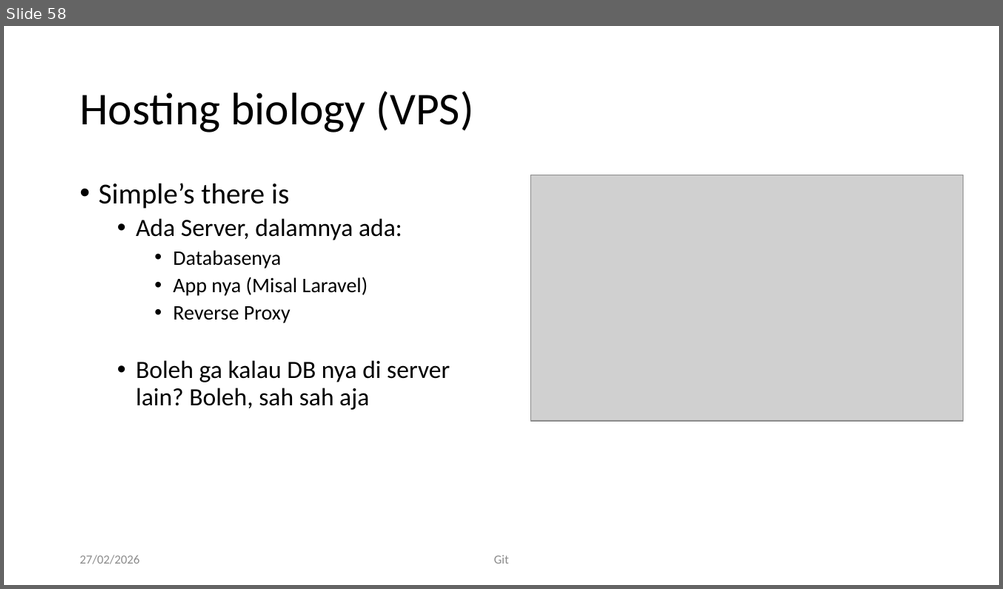
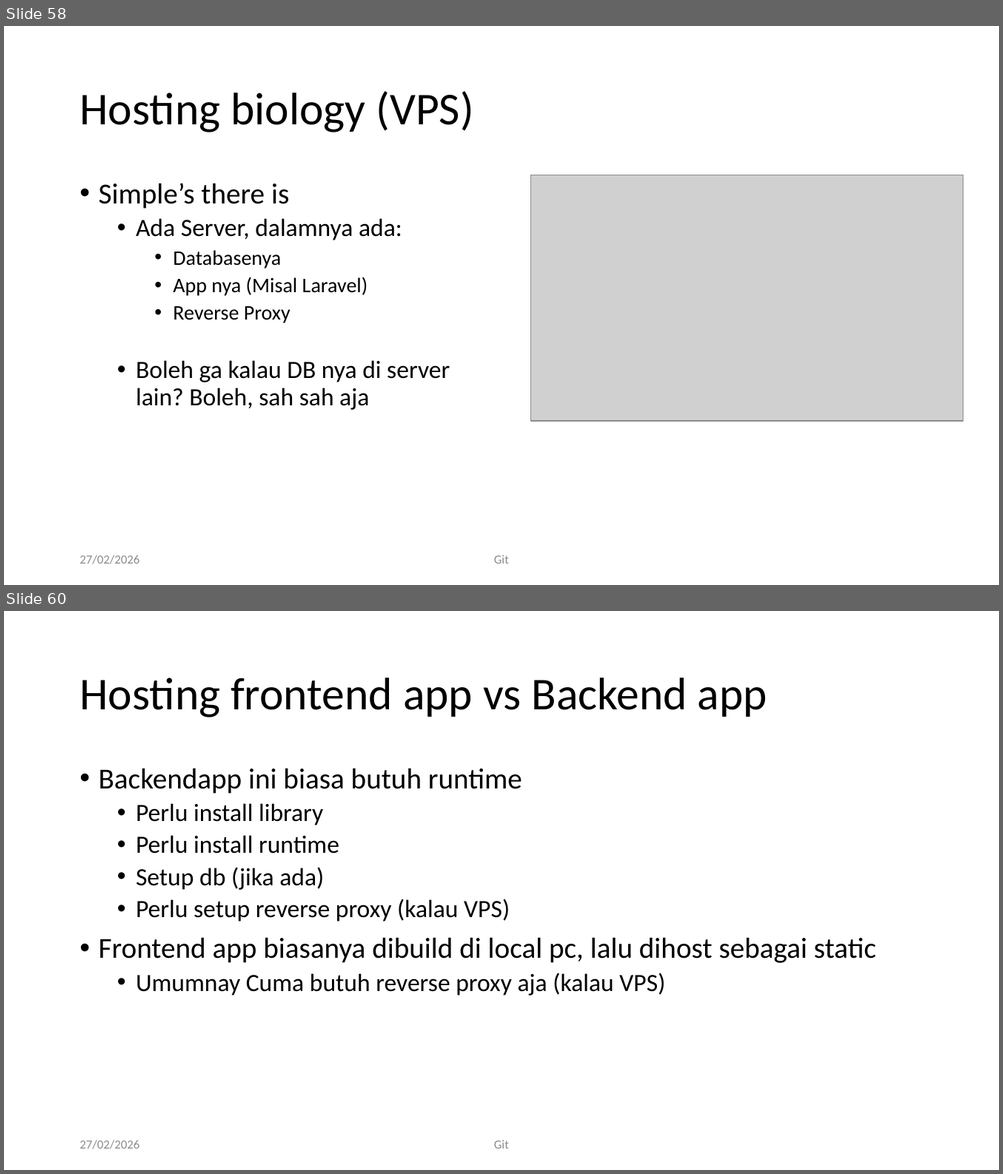
Before and after one commit to RayWP/training-uajy, a slide deck: Part 1 Git/Git-art of source control.pptx. Shown one above the other, each under a label of ours: slide 58 before the commit, slides 58 and 60 after it; the slides between them are not shown. The pictures are 1003x589 and 1003x1174 pixels, drawn with LibreOffice and Linux fonts; fonts in the diff are those of the drawing; grey boxes stand for pictures; background and template pictures are left out. Boxes give left, top, right and bottom in pixels: in the first picture for what was removed or moved away, otherwise in the second. Text is boxed around its words. In the diff, an @@ line names an element or a change of style, - is before the commit and + after.

```diff
--- a/Part 1 Git/Git-art of source control.pptx
+++ b/Part 1 Git/Git-art of source control.pptx
@@ slide 60 added at box(4, 611, 999, 1170), background #FFFFFF @@
@@ title added at box(79, 678, 767, 718), 44 pt, text #000000 @@
+Hosting frontend app vs Backend app
@@ text added at box(99, 768, 876, 996), 24 pt, text #000000 @@
+• Backendapp ini biasa butuh runtime
+  • Perlu install library
+  • Perlu install runtime
+  • Setup db (jika ada)
+  • Perlu setup reverse proxy (kalau VPS)
+• Frontend app biasanya dibuild di local pc, lalu dihost sebagai static
+  • Umumnay Cuma butuh reverse proxy aja (kalau VPS)
@@ text added at box(79, 1140, 139, 1150), 12 pt, text #8C8C8C @@
+27/02/2026
@@ text added at box(494, 1140, 509, 1149), 12 pt, text #8C8C8C @@
+Git
```
Also in this commit, not shown: 2 slides changed, 2 other slides added.
